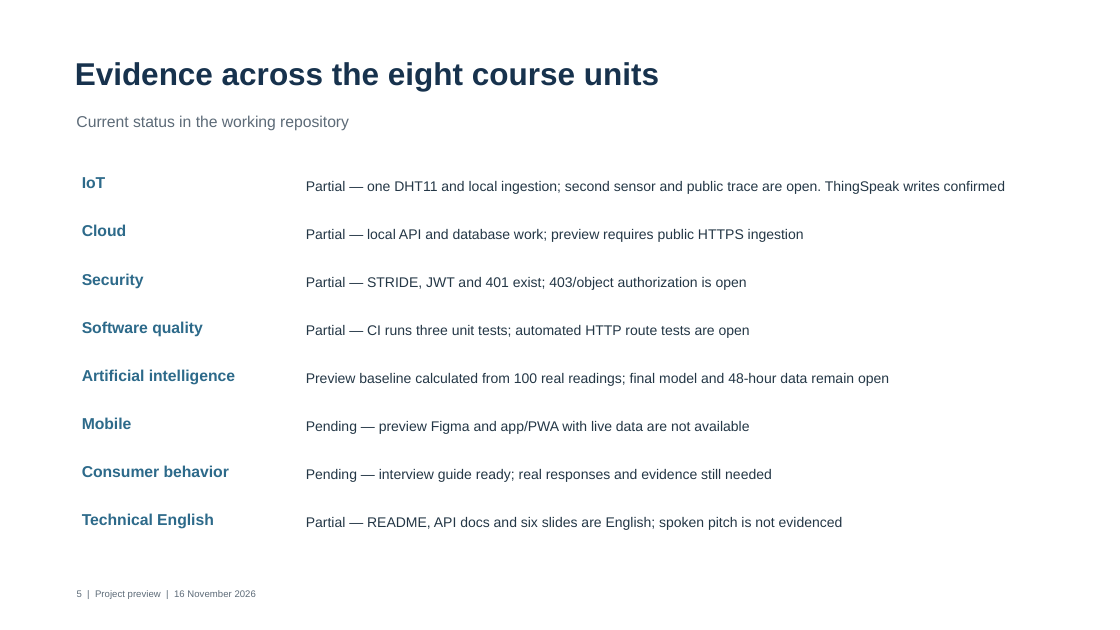
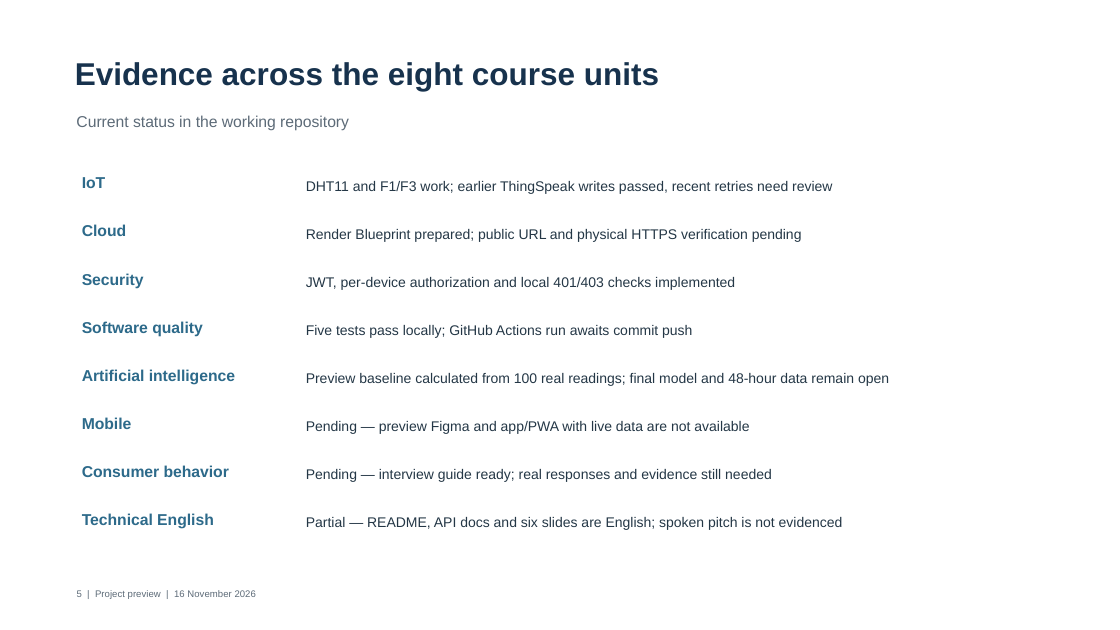
Before and after one commit to JoelsonJose/Monitoramento-de-Temperatura-e-Umidade, a slide deck: slide 5 of entregas/Apresentacao_Previa_IoT.pptx. Drawn at 1120x630 pixels with LibreOffice and Linux fonts; fonts in the diff are those of the drawing. Boxes give left, top, right and bottom in pixels: in the first picture for what was removed or moved away, otherwise in the second. Text is boxed around its words. In the diff, an @@ line names an element or a change of style, - is before the commit and + after.

Commit message:
Add public deployment setup, authorization and route tests

```diff
--- a/entregas/Apresentacao_Previa_IoT.pptx
+++ b/entregas/Apresentacao_Previa_IoT.pptx
@@ text at <box>306,181,832,194</box>: text changed @@
-Partial — one DHT11 and local ingestion; second sensor and public trace are open. ThingSpeak writes confirmed
+DHT11 and F1/F3 work; earlier ThingSpeak writes passed, recent retries need review
@@ text at <box>306,229,802,242</box>: text changed @@
-Partial — local API and database work; preview requires public HTTPS ingestion
+Render Blueprint prepared; public URL and physical HTTPS verification pending
@@ text at <box>306,277,735,290</box>: text changed @@
-Partial — STRIDE, JWT and 401 exist; 403/object authorization is open
+JWT, per-device authorization and local 401/403 checks implemented
@@ text at <box>306,325,692,338</box>: text changed @@
-Partial — CI runs three unit tests; automated HTTP route tests are open
+Five tests pass locally; GitHub Actions run awaits commit push
```
Also in this commit, not shown: 4 other slides changed, 18 other files.
